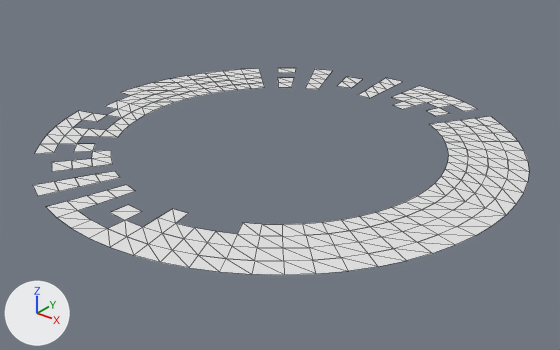
One commit to the glTF model godot_project/models/hold_ring.gltf: the scene before it, then after it.
Both versions are drawn from a 50 mm camera at (2.7, -3.37, 1.87) aimed at (0.05, -0.06, -0.18). Lighting does not change. The marker at lower left points along +X, +Y and +Z. Mesh edges are drawn as thin lines. Vertices at the same position are counted once.
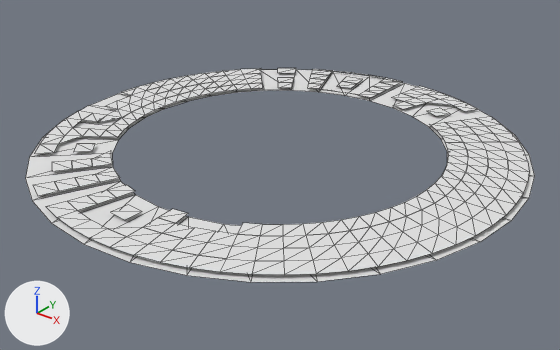
What differs and where, as boxes [x1, y1, x2, y2] in the pictures (560 x 350 px; the box of a moved part takes in the faces that stretch with it):
'Circle.004', added
    after: [25, 70, 535, 282]
part 1 of me_circle_001, built on
    before: [249, 83, 369, 98]
    after: [249, 83, 377, 98]
part 2 of me_circle_001, deleted
    before: [92, 151, 111, 159]
part 3 of me_circle_003, moved or reshaped
    before: [246, 78, 263, 84]
    after: [248, 78, 262, 84]
part 4 of me_circle_003, added
    after: [98, 115, 121, 123]
part 5 of me_circle_004, moved or reshaped
    before: [246, 73, 262, 78]
    after: [244, 73, 262, 79]
part 6 of me_circle_004, moved or reshaped
    before: [310, 74, 329, 80]
    after: [310, 74, 327, 78]
part 7 of me_circle_004, deleted
    before: [429, 103, 450, 108]
part 8 of me_circle_004, deleted
    before: [108, 220, 142, 237]
part 9 of me_circle_004, deleted
    before: [59, 136, 82, 144]
part 10 of me_circle_000, built on
    before: [241, 69, 332, 75]
    after: [241, 69, 402, 86]

Edits to the bpy script that builds the scene:
```text
Change me_circle_001:
    used by ob_circle; location = (0.0, 0.0, 0.0)
    remove me_circle_001.from_pydata(...)  # 108 vertices, 88 faces; spans x -1.11..1.11, y -1.11..1.11, z 0.0
    add me_circle_001.from_pydata(...)  # 115 vertices, 97 faces; spans x -1.11..1.11, y -1.11..1.11, z 0.0
    me_circle_001 part 1: 3 vertices moved from x -0.71..-0.1, y 0.71..1.0, z 0.0 to x -0.79..-0.1, y 0.78..1.0, z 0.0; 2 vertices removed from x -0.79..-0.47, y 0.79..0.88, z 0.0; 10 vertices added at x -0.72..0.0, y 0.7..1.01, z 0.0
    me_circle_001 part 2: 1 vertex removed from x -0.79, y -0.79, z 0.0
Change me_circle_003:
    used by ob_circle_001; location = (0.0, 0.0, 0.0)
    remove me_circle_003.from_pydata(...)  # 126 vertices, 98 faces; spans x -1.22..1.22, y -1.22..1.22, z 0.0
    add me_circle_003.from_pydata(...)  # 127 vertices, 99 faces; spans x -1.22..1.22, y -1.22..1.22, z -0.01..0.0
    me_circle_003 part 3: 1 vertex removed from x -0.79, y 0.79, z 0.0; 1 vertex added at x -0.79, y 0.78, z 0.0
    me_circle_003 part 4: 1 vertex added at x -1.13, y -0.47, z -0.01
Change me_circle_004:
    used by ob_circle_002; location = (0.0, 0.0, 0.0)
    remove me_circle_004.from_pydata(...)  # 118 vertices, 96 faces; spans x -1.33..1.33, y -1.33..1.33, z 0.0
    add me_circle_004.from_pydata(...)  # 115 vertices, 93 faces; spans x -1.33..1.33, y -1.33..1.33, z 0.0
    me_circle_004 part 5: 1 vertex removed from x -0.94, y 0.94, z 0.0; 1 vertex added at x -0.94, y 0.95, z 0.0
    me_circle_004 part 6: 1 vertex removed from x -0.63, y 1.18, z 0.0; 1 vertex added at x -0.64, y 1.17, z 0.0
    me_circle_004 part 7: 1 vertex removed from x 0.47, y 1.13, z 0.0
    me_circle_004 part 8: 1 vertex removed from x 0.0, y -1.22, z 0.0
    me_circle_004 part 9: 1 vertex removed from x -0.95, y -0.78, z 0.0
Change me_circle_000:
    used by ob_circle_003; location = (0.0, 0.0, 0.0)
    remove me_circle_000.from_pydata(...)  # 116 vertices, 100 faces; spans x -1.45..1.45, y -1.45..1.45, z 0.0
    add me_circle_000.from_pydata(...)  # 124 vertices, 110 faces; spans x -1.45..1.45, y -1.45..1.45, z 0.0
    me_circle_000 part 10: 1 vertex moved from x -0.94, y 0.94, z 0.0 to x -1.01, y 1.03, z 0.0; 3 vertices removed from x -1.02..-0.63, y 1.02..1.28, z 0.0; 11 vertices added at x -0.94..0.0, y 0.95..1.43, z 0.0
Add me_circle:
    me_circle.from_pydata(...)  # 64 vertices, 64 faces; spans x -1.48..1.48, y -1.48..1.48, z 0.0
Add ob_circle_004:
    ob_circle_004 = bpy.data.objects.new('Circle.004', me_circle)
    ob_circle_004.location = (0.0, 0.0, -0.02)
```
